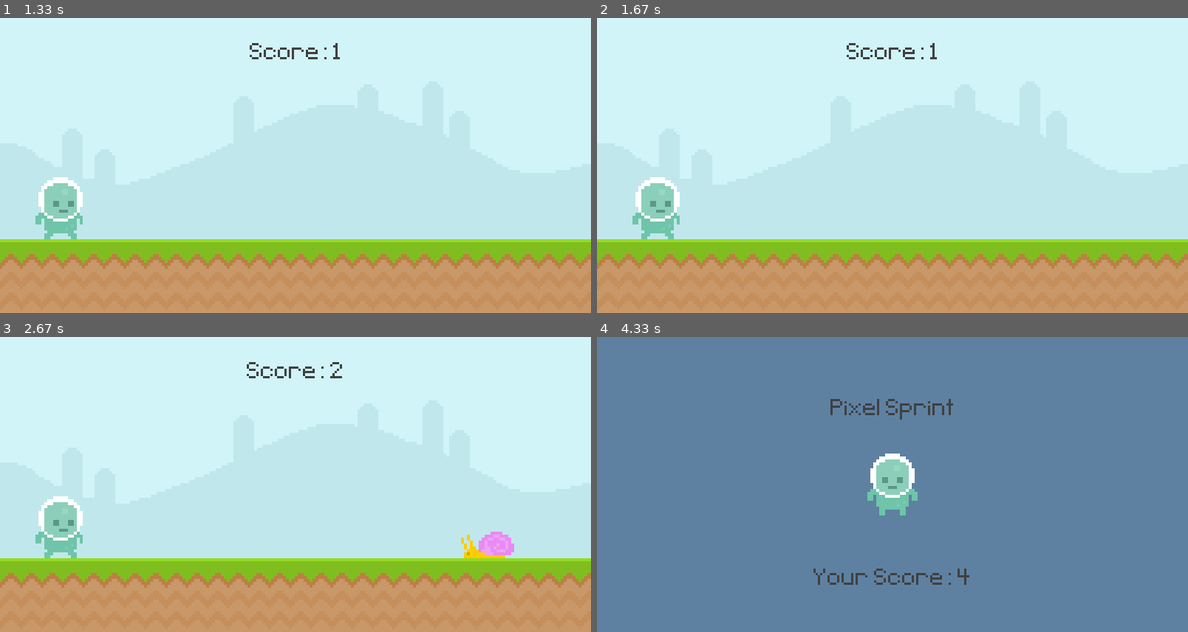
Above: before the commit, frames 1-4 (two rows, left to right).
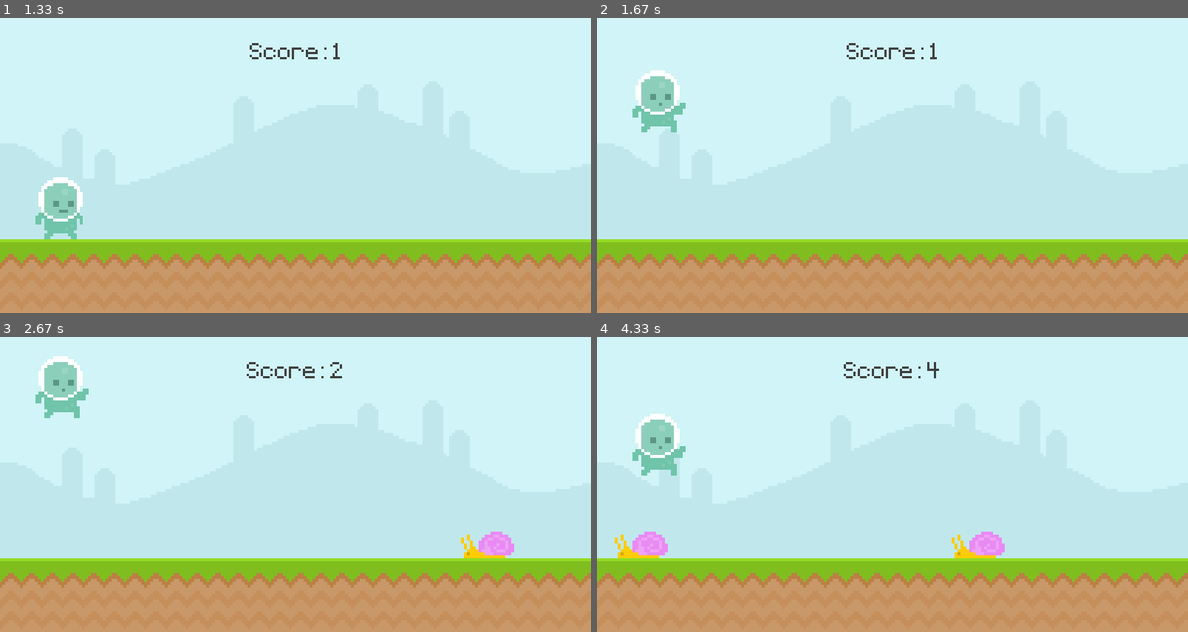
Above: after the commit, the same moments.

Repository: sum-it13/pixel-sprint-pygame
Game: pygame game, started from main.py
The game is run twice, just before and just after one commit, with the same random seed, the same clock (stepped at 60 frames per second) and the same inputs.
Inputs:
- Up to frame 1 (1.33 s): tap Space at 0.33, 0.67 s
- Up to frame 2 (1.67 s): hold Up from 1.5 s (still down)
- Up to frame 3 (2.67 s): release Up at 1.97 s; hold Up from 2.33 s (still down)
- Up to frame 4 (4.33 s): release Up at 2.7 s; hold Up 3.07-3.43 s; hold Up 3.8-4.17 s

Frame 1 is identical in both runs. In frame 2, 2.6% of the frame differs, in the area x 6-15%, y 17-75%; in frame 3, 2.6%; in frame 4, 100%, in the area x 0-100%, y 0-100%.

Commit message:
Add files via upload

Diff:
--- a/main.py
+++ b/main.py
@@ -52,6 +52,7 @@
 game_active = False
 start_time = 0 #used to restart game
 score = 0 #to display score
+sound = pygame.mixer.Sound('audio/jump.mp3')
 
 
 sky_surface = pygame.image.load('graphics/Sky.png').convert()
@@ -63,15 +64,15 @@
 snail_frames = [snail_frame_1,snail_frame_2]
 snail_frame_index = 0
 snail_surf = snail_frames[snail_frame_index]
-fly_frame_1 = pygame.image.load('graphics/Fly/Fly1.png')
-fly_frame_2 = pygame.image.load('graphics/Fly/Fly2.png')
+fly_frame_1 = pygame.transform.scale(pygame.image.load('graphics/Fly/Fly1.png'),(60,30))
+fly_frame_2 = pygame.transform.scale(pygame.image.load('graphics/Fly/Fly2.png'),(60,30))
 fly_frames = [fly_frame_1,fly_frame_2]
 fly_frame_index = 0
 fly_surf = fly_frames[fly_frame_index]
 
 
 obstacle_rect_list = []
-
+ceiling = 30
 
 
 player_walk_1 = pygame.image.load('graphics/Player/player_walk_1.png').convert_alpha()
@@ -110,8 +111,10 @@
             exit()#opposite of .init()
         if game_active:
             if event.type == pygame.KEYDOWN:
-                if event.key==pygame.K_SPACE and player_rect.bottom>=300:
+                if (event.key==pygame.K_SPACE or event.key==pygame.K_UP) and player_rect.bottom==300:
+                    sound.play()
                     player_gravity = -20
+
         else:
             if event.type == pygame.KEYDOWN and event.key==pygame.K_SPACE:
                 game_active = True
@@ -121,7 +124,6 @@
                 if randint(0,2):
                     obstacle_rect_list.append(snail_surf.get_rect(midbottom=(randint(900,1100),300)))
                 else:
-
                     obstacle_rect_list.append(fly_surf.get_rect(midbottom=(randint(900,1100),250)))
             if event.type == snail_anime_timer:
                 if snail_frame_index == 0: snail_frame_index=1
@@ -134,10 +136,11 @@
                     fly_frame_index = 0
                 fly_surf = fly_frames[fly_frame_index ]
 
+
+
     if game_active:
         screen.blit(sky_surface,(0,0))#blit=block image transfer
         screen.blit(ground_image,(0,300))
-        #screen.blit(score_surface,score_rect)
         score = display_score()
 
         # snail_rect.x -=6 #speed of snail
@@ -148,7 +151,7 @@
         #Player
         player_gravity+=1 #speed increases like gravity
         player_rect.y+=player_gravity
-        if player_rect.bottom>=300:
+        if player_rect.bottom>=300:# to keep on ground
             player_rect.bottom = 300
         player_anime()
         screen.blit(player_surf,player_rect)
